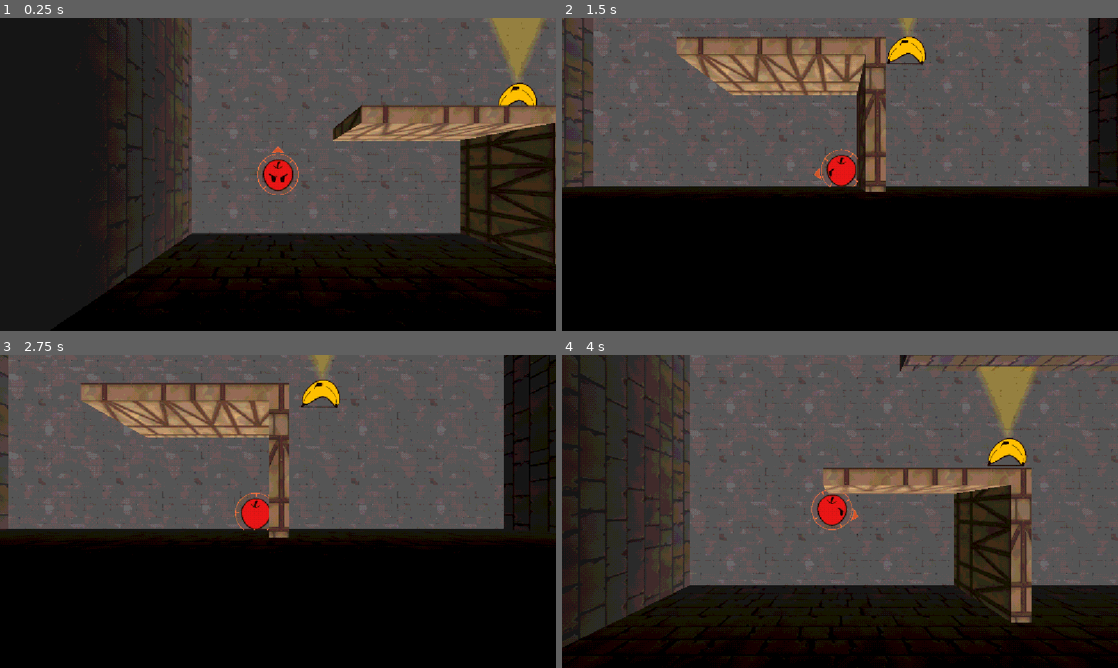
Above: before the commit, frames 1-4 (two rows, left to right).
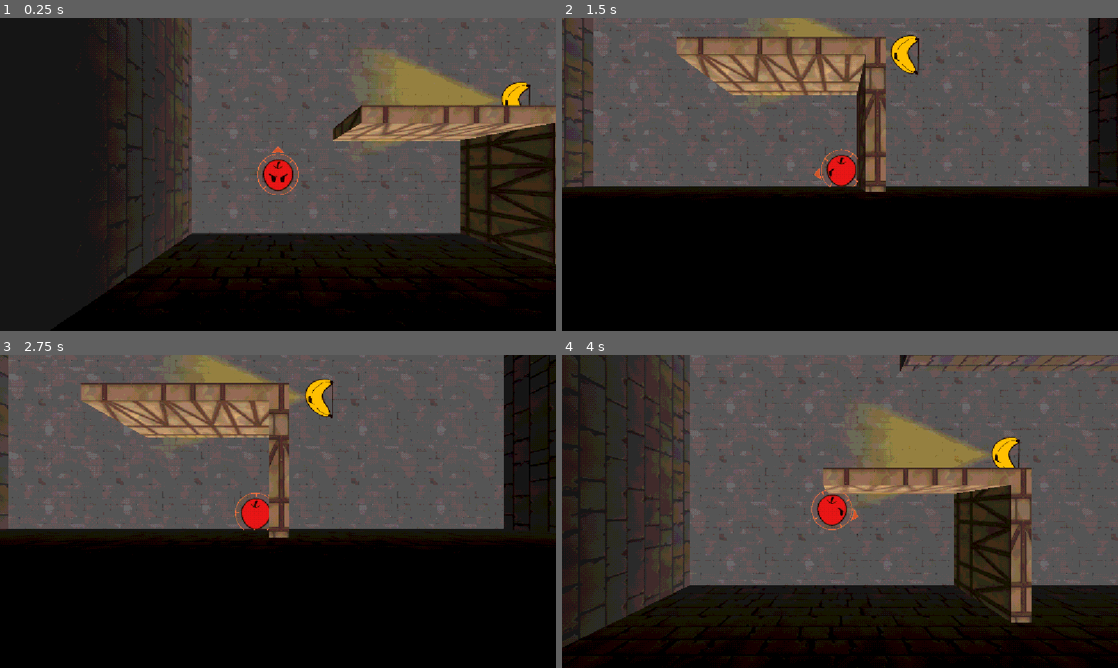
Above: after the commit, the same moments.

Repository: CasualShrub/arrow-head
Game: Godot game, scene res://scenes/levels/level_3.tscn
Two runs of this game, one before a commit and one after it. Both use one fixed random seed, a clock stepped at 60 frames per second and the inputs below. This scene is started directly instead of the project's main scene. Sound files missing from this copy of the repository are replaced by a short silence.
Inputs (mouse positions are in pixels of both pictures, inside the frame that each line leads up to):
- Up to frame 1 (0.25 s): no input
- Up to frame 2 (1.5 s): tap Enter at 0.5 s; move the mouse to (962, 158) at 0.52 s; hold D (move_right) 0.53-1.28 s; hold Space (fire) 0.53-1.28 s; move the mouse to (728, 190) at 1.27 s; hold S (move_down) from 1.28 s (still down); tap Space (fire) at 1.35 s
- Up to frame 3 (2.75 s): move the mouse to (333, 442) at 2.02 s; release S (move_down) at 2.03 s; hold D (move_right) from 2.03 s (still down); hold Space (fire) from 2.03 s (still down); tap R at 2.1 s
- Up to frame 4 (4 s): move the mouse to (812, 574) at 2.77 s; release D (move_right) at 2.78 s; release Space (fire) at 2.78 s; hold W (move_up) 2.78-3.53 s; tap Space (fire) at 2.85 s; move the mouse to (1006, 558) at 3.52 s; hold A (move_left) from 3.53 s (still down); hold Space (fire) from 3.53 s (still down)

The runs differ from the first frame. In frame 1, 3.4% of the frame differs, in the area x 66-98%, y 0-42%; in frame 2, 1.1%; in frame 3, 1.5%; in frame 4, 4.1%, in the area x 54-86%, y 3-47%.

Commit message:
Update level_3.tscn

Diff:
--- a/scenes/levels/level_3.tscn
+++ b/scenes/levels/level_3.tscn
@@ -26,30 +26,63 @@
 
 [node name="fire" parent="SubViewportContainer/SubViewport/World/Enemies" parent_id_path=PackedInt32Array(1185931971) index="0" unique_id=951565459 instance=ExtResource("3_fkk1g")]
 transform = Transform3D(1, 0, 0, 0, 1, 0, 0, 0, 1, 15.308413, 0, 25.801744)
+alwayds_alert = false
 
 [node name="frost" parent="SubViewportContainer/SubViewport/World/Enemies" parent_id_path=PackedInt32Array(1185931971) index="1" unique_id=955806617 instance=ExtResource("4_ugcn1")]
 transform = Transform3D(1, 0, 0, 0, 1, 0, 0, 0, 1, 10.425558, 0, 28.688429)
+alwayds_alert = false
 
 [node name="spray" parent="SubViewportContainer/SubViewport/World/Enemies" parent_id_path=PackedInt32Array(1185931971) index="2" unique_id=71488470 instance=ExtResource("5_pimnq")]
-transform = Transform3D(1, 0, 0, 0, 1, 0, 0, 0, 1, 10.525992, 0, 32.87049)
+transform = Transform3D(0.011440461, 0, 0.99993455, 0, 1, 0, -0.99993455, 0, 0.011440461, 10.525992, 0, 32.87049)
+alwayds_alert = false
 
 [node name="spray2" parent="SubViewportContainer/SubViewport/World/Enemies" parent_id_path=PackedInt32Array(1185931971) index="3" unique_id=1429638199 instance=ExtResource("5_pimnq")]
 transform = Transform3D(1, 0, 0, 0, 1, 0, 0, 0, 1, 18.202555, 0, 32.234184)
+alwayds_alert = false
 
 [node name="spray3" parent="SubViewportContainer/SubViewport/World/Enemies" parent_id_path=PackedInt32Array(1185931971) index="4" unique_id=573974390 instance=ExtResource("5_pimnq")]
-transform = Transform3D(1, 0, 0, 0, 1, 0, 0, 0, 1, 19.359884, 0, 15.086241)
+transform = Transform3D(-0.9999976, 0, 0.0021771493, 0, 1, 0, -0.0021771493, 0, -0.9999976, 19.359884, 0, 15.086241)
+alwayds_alert = false
 
 [node name="frost2" parent="SubViewportContainer/SubViewport/World/Enemies" parent_id_path=PackedInt32Array(1185931971) index="5" unique_id=1225890532 instance=ExtResource("4_ugcn1")]
 transform = Transform3D(1, 0, 0, 0, 1, 0, 0, 0, 1, 4.735272, 0, 28.48721)
+alwayds_alert = false
+
+[node name="Marker3D2" type="Marker3D" parent="SubViewportContainer/SubViewport/World/Enemies/frost2/PatrolPoints" parent_id_path=PackedInt32Array(1225890532, 1646478367) index="1" unique_id=30637454]
+transform = Transform3D(1, 0, 0, 0, 1, 0, 0, 0, 1, -1.570962, 0, 0)
 
 [node name="fire2" parent="SubViewportContainer/SubViewport/World/Enemies" parent_id_path=PackedInt32Array(1185931971) index="6" unique_id=992214563 instance=ExtResource("3_fkk1g")]
 transform = Transform3D(1, 0, 0, 0, 1, 0, 0, 0, 1, 7.1543865, 0, 24.59525)
+alwayds_alert = false
+
+[node name="Marker3D2" type="Marker3D" parent="SubViewportContainer/SubViewport/World/Enemies/fire2/PatrolPoints" parent_id_path=PackedInt32Array(992214563, 1646478367) index="1" unique_id=957532760]
+transform = Transform3D(1, 0, 0, 0, 1, 0, 0, 0, 1, -1.6909013, 0, 0)
 
 [node name="archer" parent="SubViewportContainer/SubViewport/World/Enemies" parent_id_path=PackedInt32Array(1185931971) index="7" unique_id=1949561034 instance=ExtResource("6_2bnyt")]
 transform = Transform3D(1, 0, 0, 0, 1, 0, 0, 0, 1, 8.633387, -0.1922096, 19.38399)
+alwayds_alert = false
+
+[node name="Marker3D2" type="Marker3D" parent="SubViewportContainer/SubViewport/World/Enemies/archer/PatrolPoints" parent_id_path=PackedInt32Array(1949561034, 1646478367) index="1" unique_id=644034966]
+transform = Transform3D(1, 0, 0, 0, 1, 0, 0, 0, 1, -5.276848, 0, 0)
+
+[node name="Marker3D3" type="Marker3D" parent="SubViewportContainer/SubViewport/World/Enemies/archer/PatrolPoints" parent_id_path=PackedInt32Array(1949561034, 1646478367) index="2" unique_id=98704540]
+transform = Transform3D(1, 0, 0, 0, 1, 0, 0, 0, 1, -5.276848, 0, -4.554716)
+
+[node name="Marker3D4" type="Marker3D" parent="SubViewportContainer/SubViewport/World/Enemies/archer/PatrolPoints" parent_id_path=PackedInt32Array(1949561034, 1646478367) index="3" unique_id=1083416456]
+transform = Transform3D(1, 0, 0, 0, 1, 0, 0, 0, 1, -0.59609795, 0, -4.554716)
 
 [node name="archer2" parent="SubViewportContainer/SubViewport/World/Enemies" parent_id_path=PackedInt32Array(1185931971) index="8" unique_id=2023711144 instance=ExtResource("6_2bnyt")]
 transform = Transform3D(1, 0, 0, 0, 1, 0, 0, 0, 1, 3.6608362, -0.14746892, 15.0087385)
+alwayds_alert = false
+
+[node name="Marker3D2" type="Marker3D" parent="SubViewportContainer/SubViewport/World/Enemies/archer2/PatrolPoints" parent_id_path=PackedInt32Array(2023711144, 1646478367) index="1" unique_id=748124238]
+transform = Transform3D(1, 0, 0, 0, 1, 0, 0, 0, 1, 4.488946, 0, 0)
+
+[node name="Marker3D3" type="Marker3D" parent="SubViewportContainer/SubViewport/World/Enemies/archer2/PatrolPoints" parent_id_path=PackedInt32Array(2023711144, 1646478367) index="2" unique_id=1783926073]
+transform = Transform3D(1, 0, 0, 0, 1, 0, 0, 0, 1, 4.488946, 0, 4.182084)
+
+[node name="Marker3D4" type="Marker3D" parent="SubViewportContainer/SubViewport/World/Enemies/archer2/PatrolPoints" parent_id_path=PackedInt32Array(2023711144, 1646478367) index="3" unique_id=1075147750]
+transform = Transform3D(1, 0, 0, 0, 1, 0, 0, 0, 1, -0.18187046, 0, 4.182084)
 
 [node name="Floor" parent="SubViewportContainer/SubViewport/World" parent_id_path=PackedInt32Array(1589957074) index="2" unique_id=1674034061]
 material = ExtResource("6_ugcn1")
